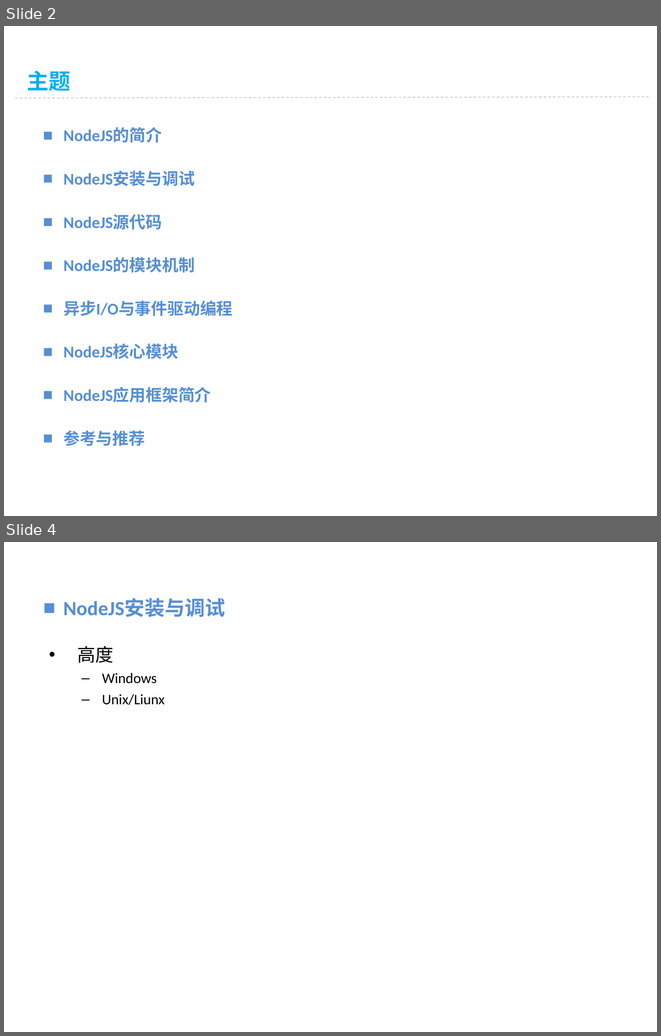
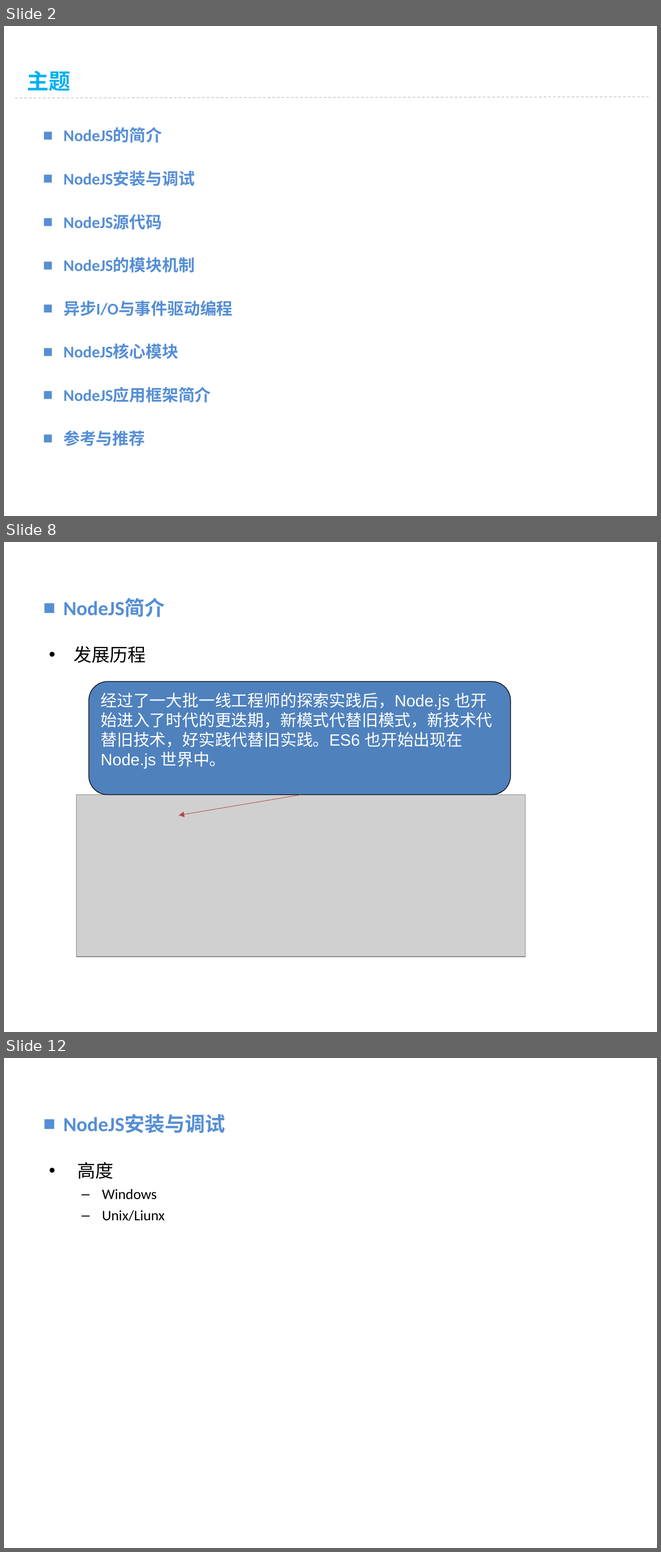
Before and after one commit to vaik/Documents, a slide deck: 我的分享/NodeJS基础概念理解.ppt. Shown one above the other, each under a label of ours: slides 2 and 4 before the commit, slides 2, 8 and 12 after it; the slides between them are not shown. The pictures are 661x1036 and 661x1552 pixels, drawn with LibreOffice and Linux fonts; fonts in the diff are those of the drawing; grey boxes stand for pictures; background and template pictures are left out. Boxes give left, top, right and bottom in pixels: in the first picture for what was removed or moved away, otherwise in the second. Text is boxed around its words. In the diff, an @@ line names an element or a change of style, - is before the commit and + after.

```diff
--- a/我的分享/NodeJS基础概念理解.ppt
+++ b/我的分享/NodeJS基础概念理解.ppt
@@ slide 8 added at [4,542,657,1032], background picture (left out) @@
@@ text added at [63,598,165,617], 22.2 pt, text #558ED5, bold @@
+■ NodeJS简介
@@ text added at [73,646,146,663], 20 pt, text #000000 @@
+• 发展历程
@@ rounded rectangle added at [89,682,511,795], fill #4F81BD, outline #000000 0.74 pt, 18 pt, text #FFFFFF @@
+经过了一大批一线工程师的探索实践后，Node.js 也开始进入了时代的更迭期，新模式代替旧模式，新技术代替旧技术，好实践代替旧实践。ES6 也开始出现在 Node.js 世界中。
@@ picture added at [77,795,525,956] @@
@@ arrow added from (301, 795) to (179, 815), #AE4845 0.51 pt @@
@@ what was slide 4 is now slide 12 @@
```
Also in this commit, not shown: 1 slide changed, 8 other slides added, 1 slide removed.
